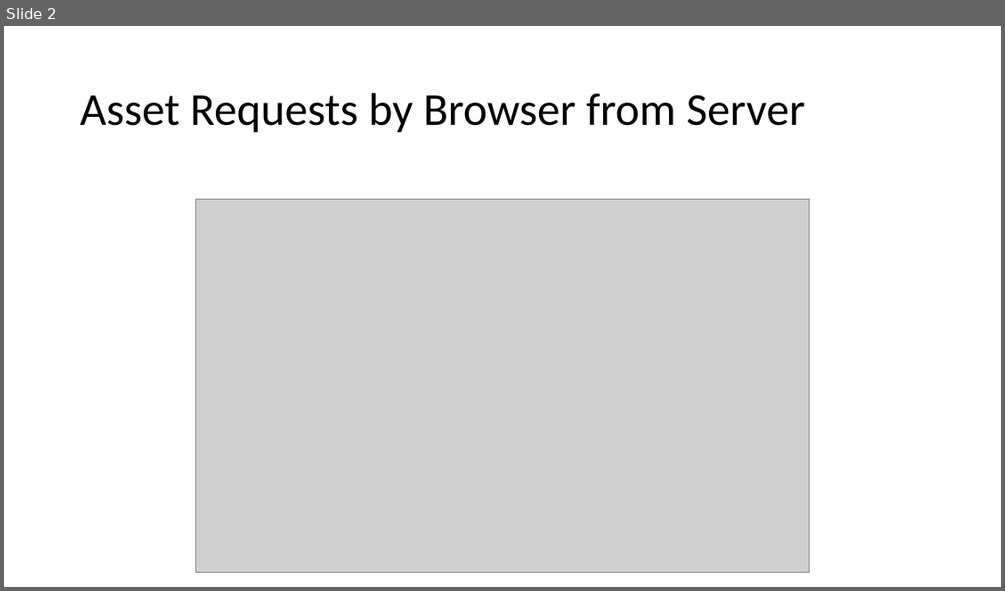
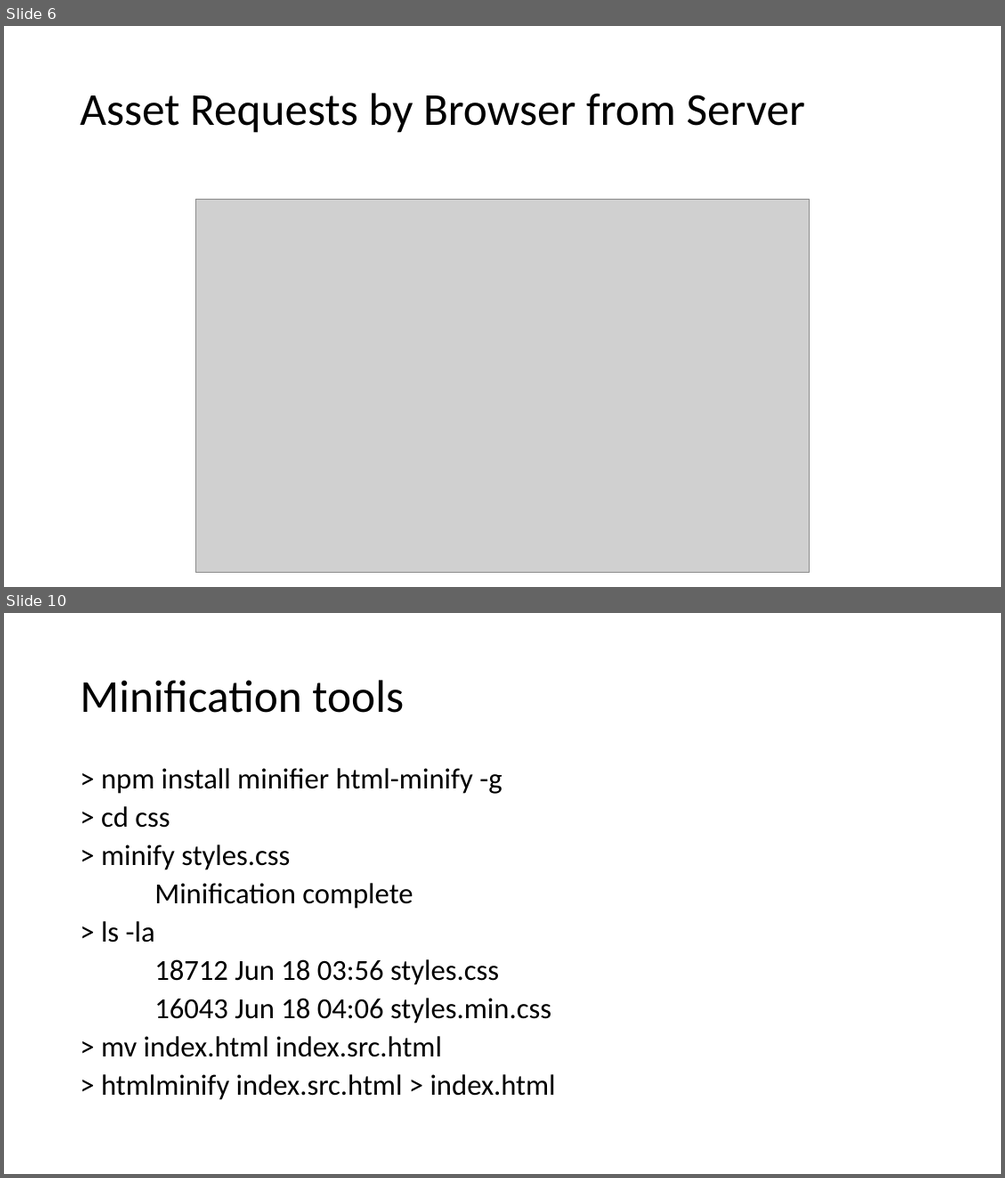
Before and after one commit to GTC-JS/ExtraPresentations, a slide deck: Web Optimization.pptx. Shown one above the other, each under a label of ours: slide 2 before the commit, slides 6 and 10 after it; the slides between them are not shown. The pictures are 1005x591 and 1005x1178 pixels, drawn with LibreOffice and Linux fonts; fonts in the diff are those of the drawing; grey boxes stand for pictures. Boxes give left, top, right and bottom in pixels: in the first picture for what was removed or moved away, otherwise in the second. Text is boxed around its words. In the diff, an @@ line names an element or a change of style, - is before the commit and + after.

```diff
--- a/Web Optimization.pptx
+++ b/Web Optimization.pptx
@@ slide 10 added at <box>4,613,1001,1174</box>, background #FFFFFF @@
@@ title added at <box>80,680,404,713</box>, 44 pt, text #000000 @@
+Minification tools
@@ text added at <box>101,768,556,1100</box>, 28 pt, text #000000 @@
+> npm install minifier html-minify -g
+> cd css
+> minify styles.css
+Minification complete
+> ls -la
+18712 Jun 18 03:56 styles.css
+16043 Jun 18 04:06 styles.min.css
+> mv index.html index.src.html
+> htmlminify index.src.html > index.html
@@ what was slide 2 is now slide 6 @@
```
Also in this commit, not shown: 17 other slides added.
